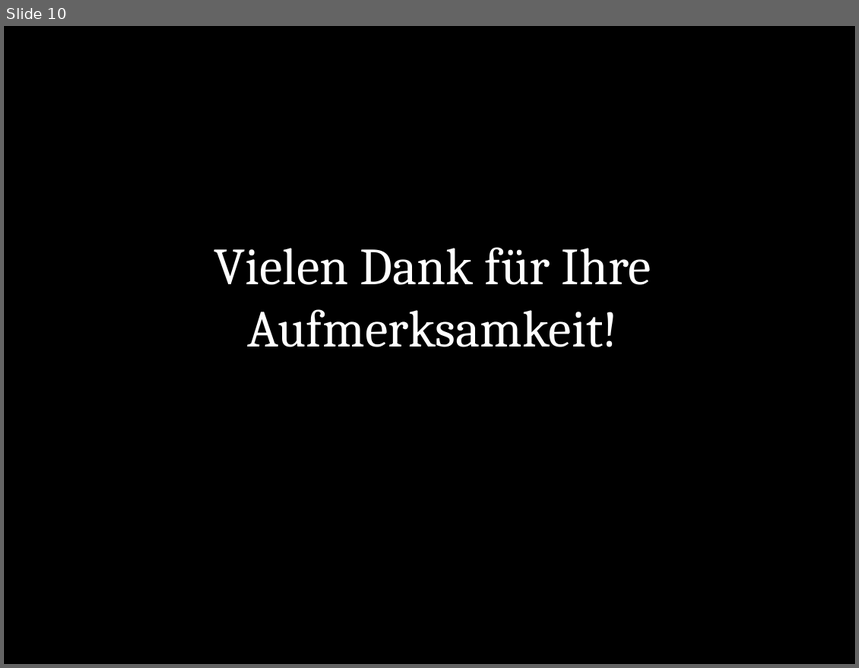
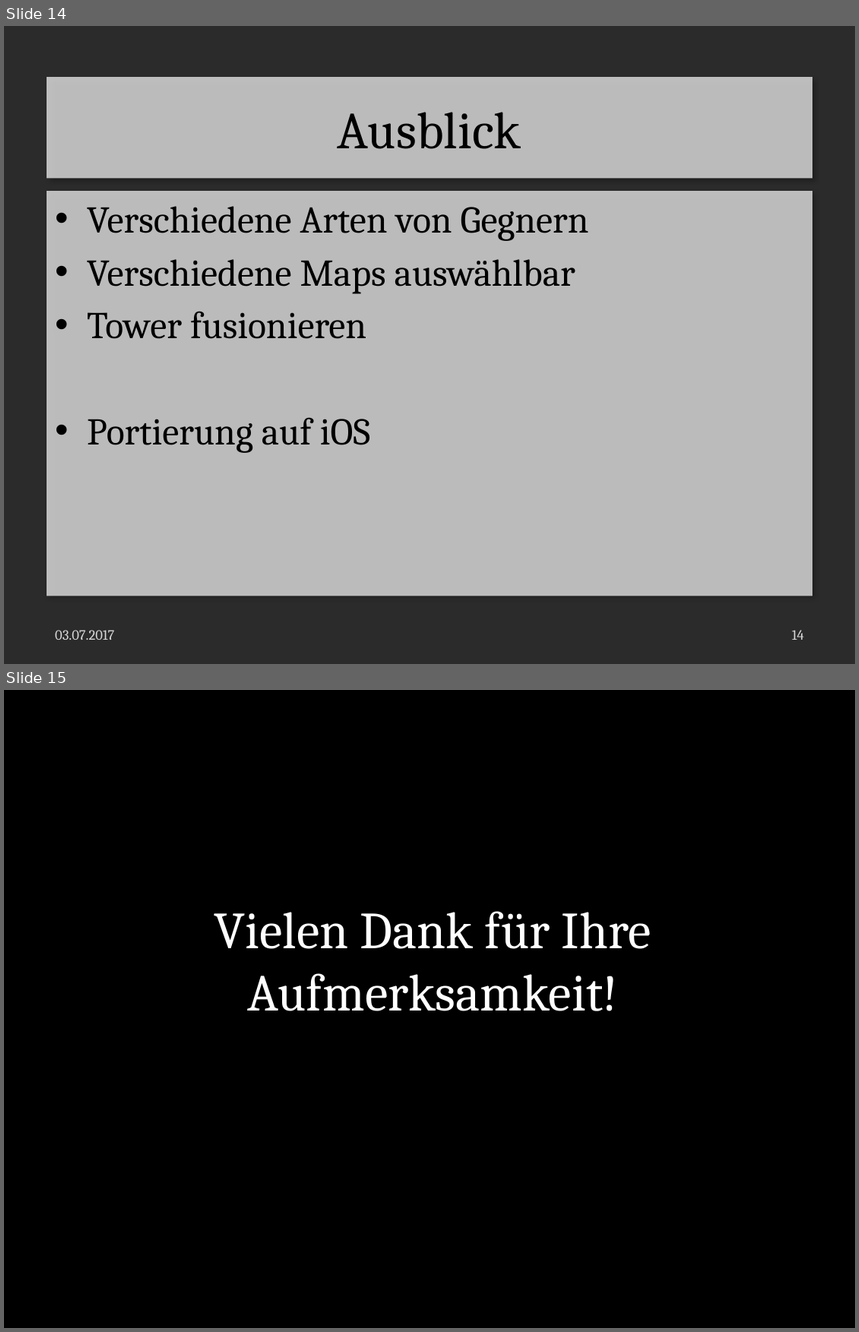
Before and after one commit to LaurenzGebauer/ElementTD, a slide deck: svn/JG16S17P06/trunk/Documentation/ProjectDocumentation/Presentation.pptx. Shown one above the other, each under a label of ours: slide 10 before the commit, slides 14 and 15 after it. The pictures are 859x668 and 859x1332 pixels, drawn with LibreOffice and Linux fonts; fonts in the diff are those of the drawing; background and template pictures are left out; a plain dark background stands for a picture behind light text. Boxes give left, top, right and bottom in pixels: in the first picture for what was removed or moved away, otherwise in the second. Text is boxed around its words. In the diff, an @@ line names an element or a change of style, - is before the commit and + after.

```diff
--- a/svn/JG16S17P06/trunk/Documentation/ProjectDocumentation/Presentation.pptx
+++ b/svn/JG16S17P06/trunk/Documentation/ProjectDocumentation/Presentation.pptx
@@ slide 14 added at (x1=4, y1=26, x2=855, y2=664), background picture (left out) @@
@@ title added at (x1=47, y1=77, x2=813, y2=178), fill #FFFFFF at 70% opacity, 44 pt, text #000000 @@
+Ausblick
@@ text added at (x1=47, y1=191, x2=813, y2=596), fill #FFFFFF at 70% opacity, 32 pt, text #000000 @@
+• Verschiedene Arten von Gegnern
+• Verschiedene Maps auswählbar
+• Tower fusionieren
+• Portierung auf iOS
@@ text added at (x1=55, y1=630, x2=114, y2=640), 12 pt, text #D9D9D9 @@
+03.07.2017
@@ page number added at (x1=792, y1=630, x2=804, y2=640), 12 pt, text #D9D9D9 @@
+14
@@ what was slide 10 is now slide 15 @@
```
Also in this commit, not shown: 8 slides changed, 4 other slides added, 8 other files.
